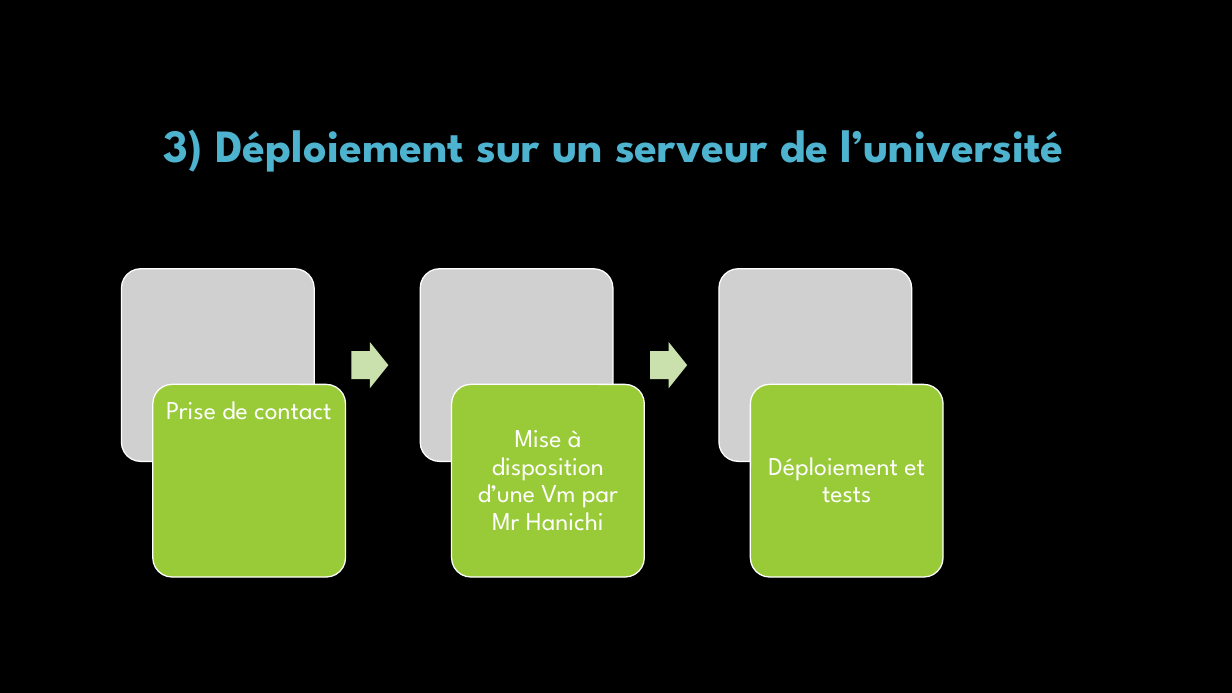
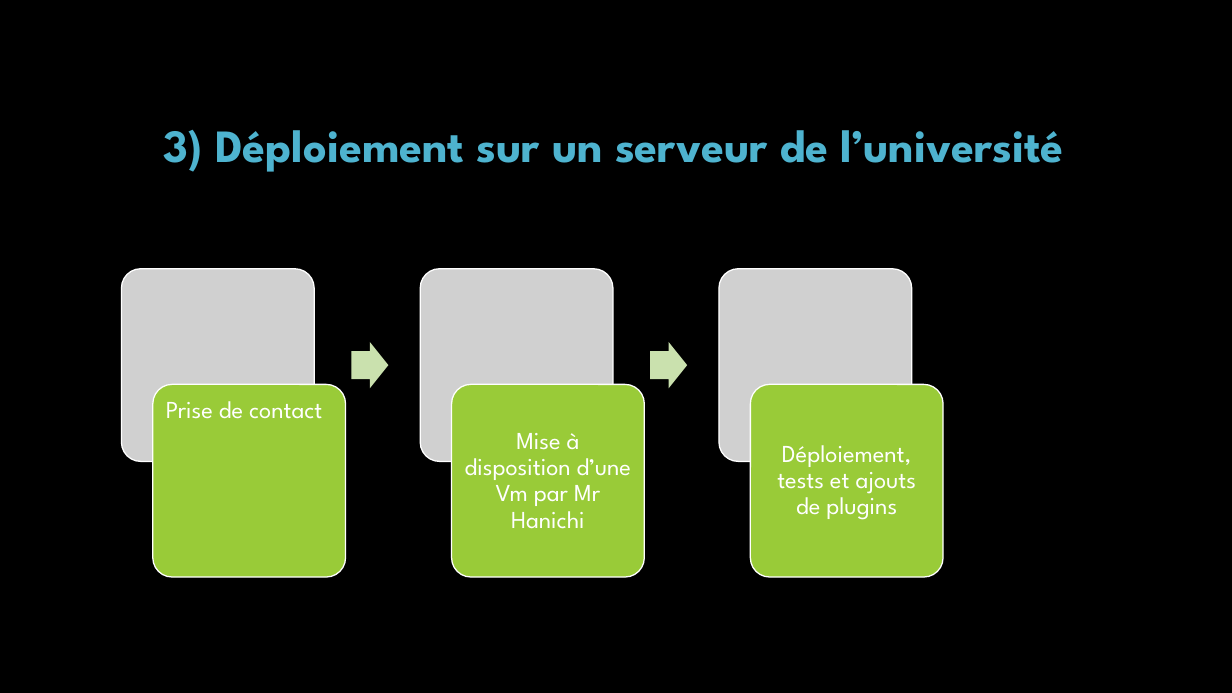
Before and after one commit to florianIBISC/Mattermost, a slide deck: slide 13 of Présentation de Mattermost.pptx. Drawn at 1232x693 pixels with LibreOffice and Linux fonts; fonts in the diff are those of the drawing; grey boxes stand for pictures; background and template pictures are left out. Boxes give left, top, right and bottom in pixels: in the first picture for what was removed or moved away, otherwise in the second. Text is boxed around its words. In the diff, an @@ line names an element or a change of style, - is before the commit and + after.

```diff
--- a/Présentation de Mattermost.pptx
+++ b/Présentation de Mattermost.pptx
@@ text "Prise de contact" at [166, 401, 322, 419]: size 20 to 19 pt @@
@@ text "Mise à disposition d’une Vm ..." at [465, 433, 631, 529]: size 20 to 19 pt @@
@@ text at [777, 445, 917, 520]: text changed; size 20 to 19 pt @@
-Déploiement et tests
+Déploiement, tests et ajouts de plugins
```
Also in this commit, not shown: 2 other slides changed, 1 slide added, 1 other file.
